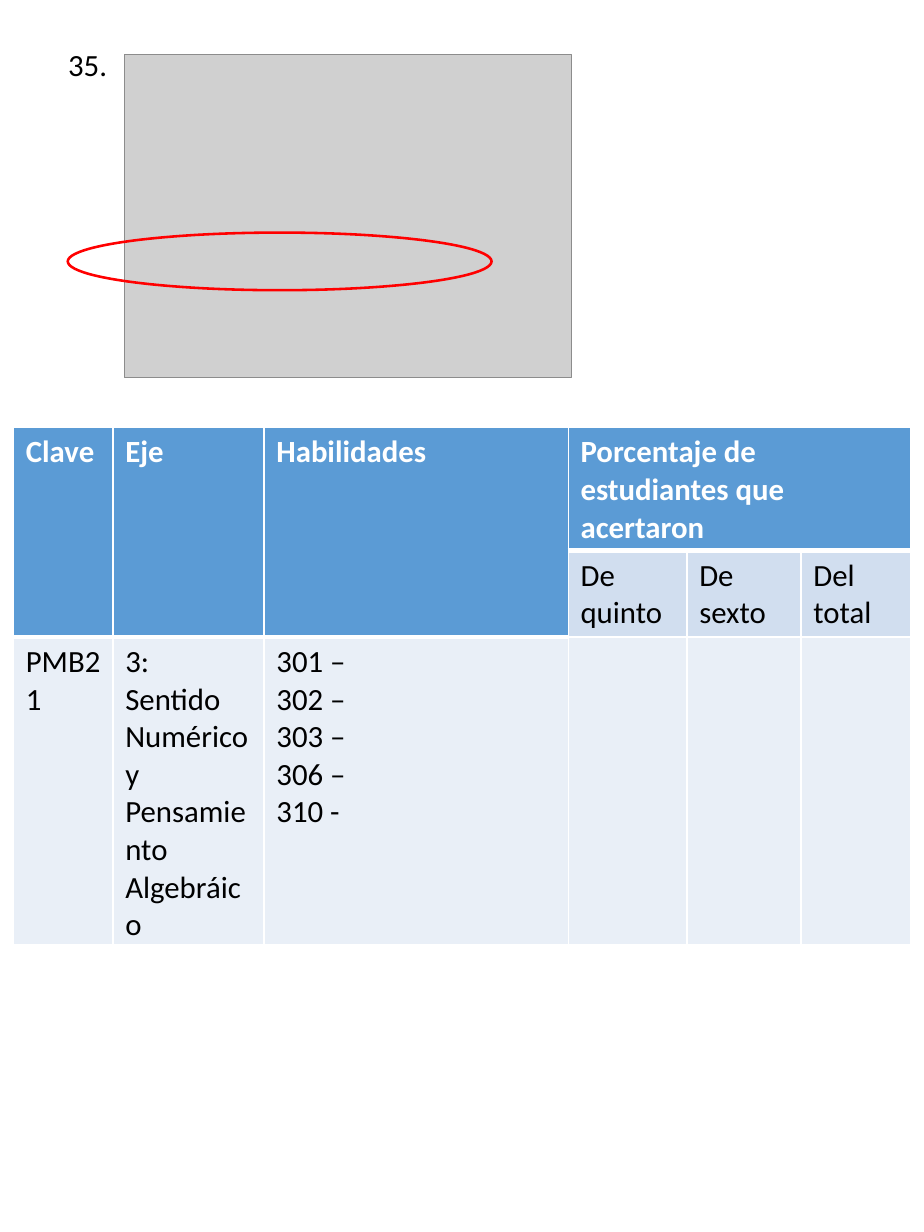
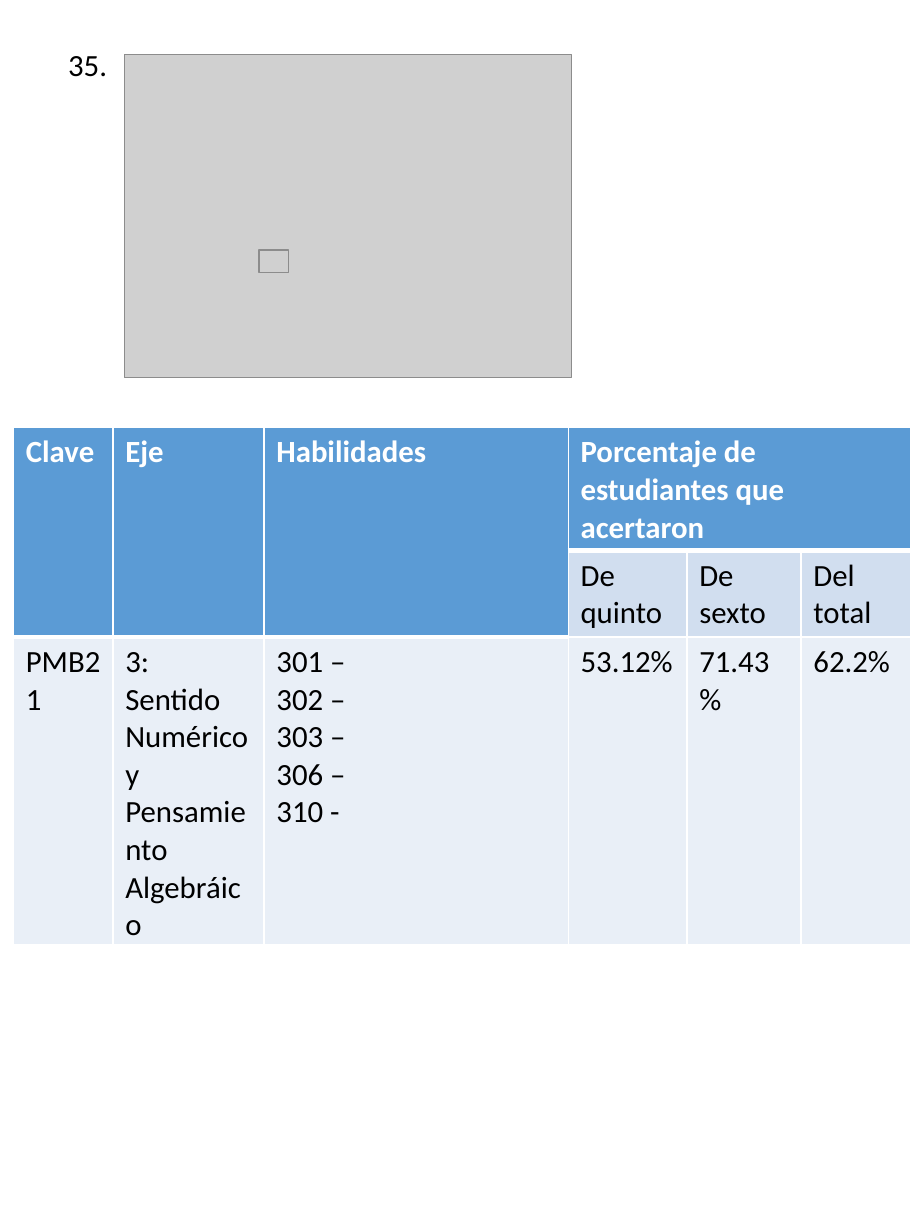
Before and after one commit to Adrifelcha/afchavez-019, a slide deck: slide 39 of Lancaster/Reporte_02_Q-Preliminar/Info_per_Item.pptx. Drawn at 924x1232 pixels with LibreOffice and Linux fonts; fonts in the diff are those of the drawing; grey boxes stand for pictures. Boxes give left, top, right and bottom in pixels: in the first picture for what was removed or moved away, otherwise in the second. Text is boxed around its words. In the diff, an @@ line names an element or a change of style, - is before the commit and + after.

```diff
--- a/Lancaster/Reporte_02_Q-Preliminar/Info_per_Item.pptx
+++ b/Lancaster/Reporte_02_Q-Preliminar/Info_per_Item.pptx
@@ ellipse removed at <box>68,233,492,291</box> @@
@@ picture added at <box>259,250,288,274</box> @@
@@ table at <box>14,428,912,827</box> @@
-row 3: PMB21 | 3: / Sentido Numérico y Pensamiento Algebráico | 301 – / 302 – / 303 – / 306 – / 310 - |  |  | 
+row 3: PMB21 | 3: / Sentido Numérico y Pensamiento Algebráico | 301 – / 302 – / 303 – / 306 – / 310 - | 53.12% | 71.43% | 62.2%
```
Also in this commit, not shown: 50 other slides changed, 2 other files.
